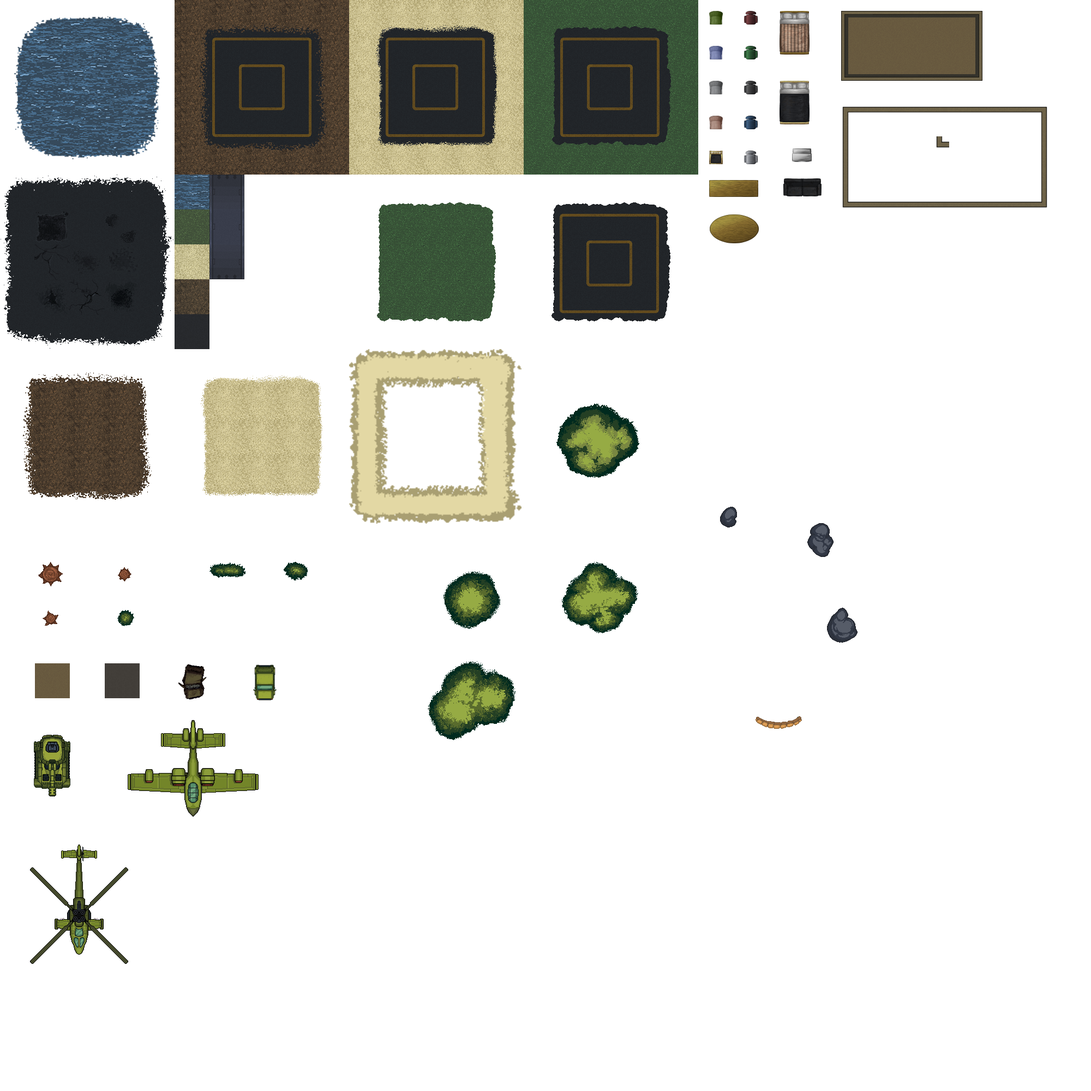
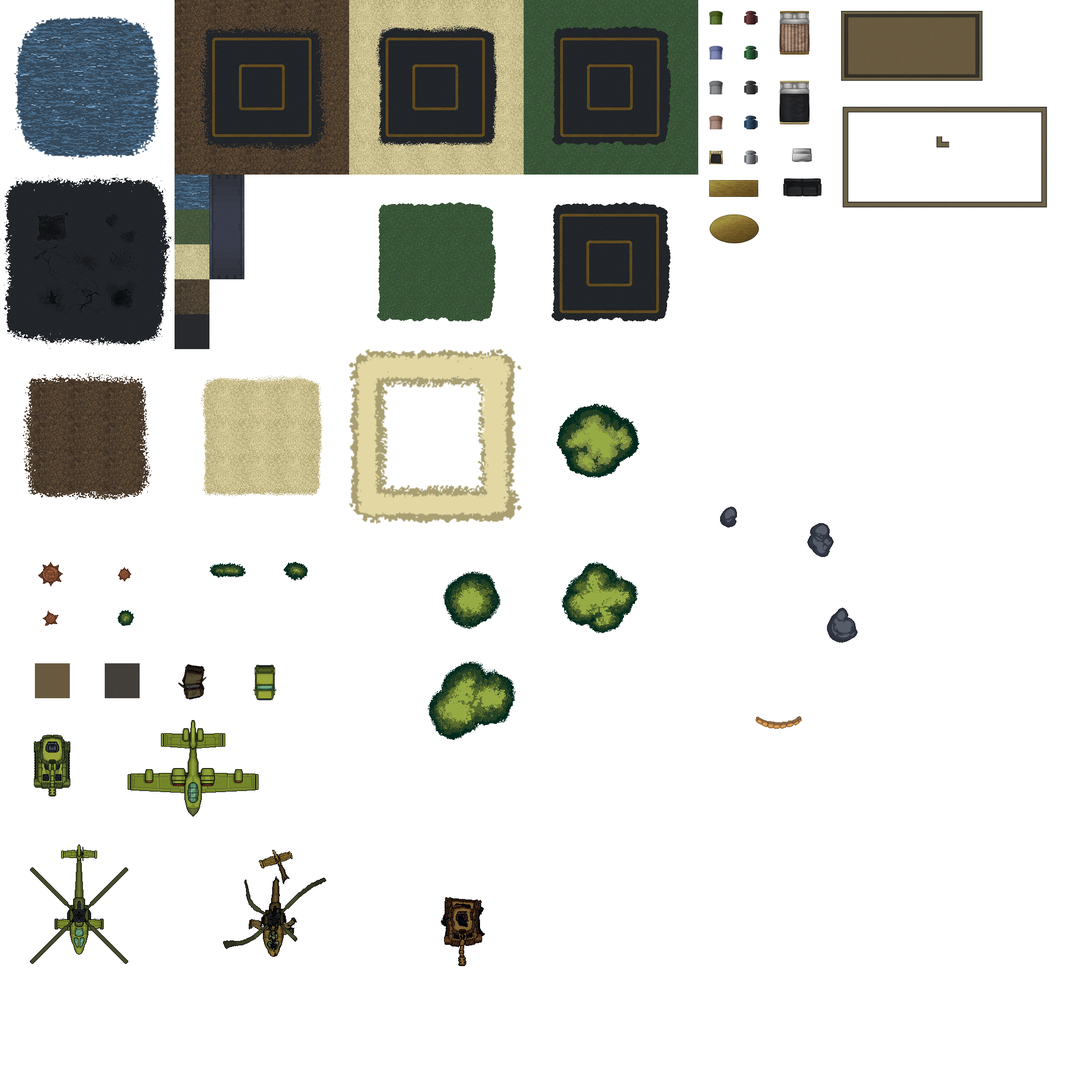
Comparing the layer stacks of the two 1091px x 1091px images. Changes:
added layer "ACS_Broken_Base_02psd.png" above "BrokenBase.png" over bbox(440, 897, 486, 967)
added layer "BrokenBase.png" above "objects_house_0047_Layer-48.png" over bbox(223, 850, 327, 958)
